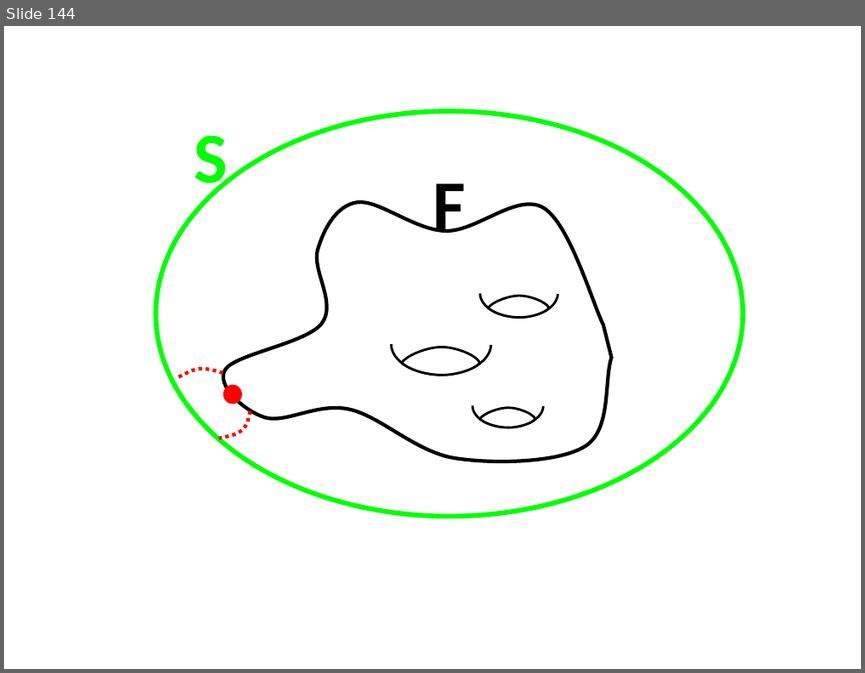
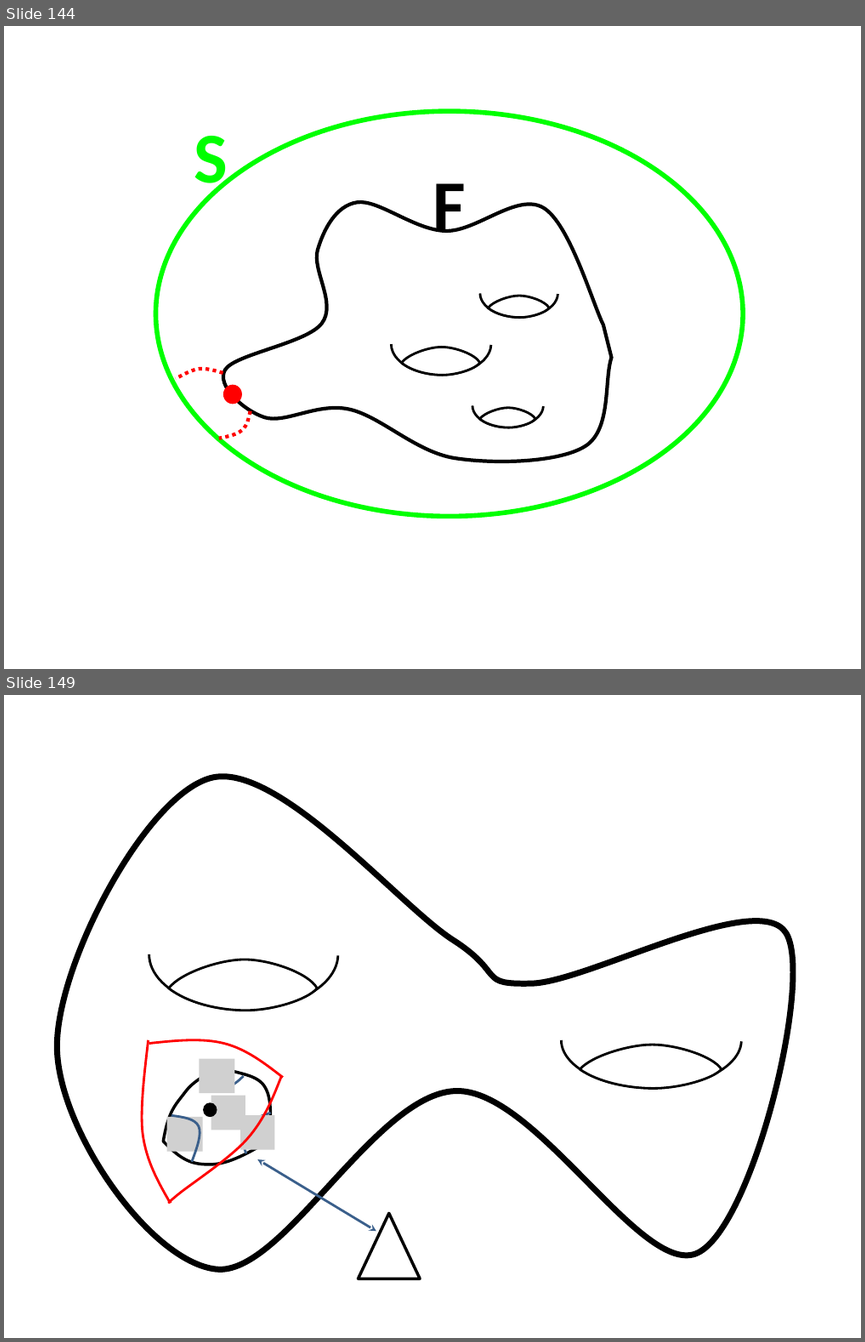
Before and after one commit to lutteropp/GeoTopo, a slide deck: images/Bilder.pptx. Shown one above the other, each under a label of ours: slide 144 before the commit, slides 144 and 149 after it; the slides between them are not shown. The pictures are 865x673 and 865x1342 pixels, drawn with LibreOffice and Linux fonts; fonts in the diff are those of the drawing; grey boxes stand for pictures. Boxes give left, top, right and bottom in pixels: in the first picture for what was removed or moved away, otherwise in the second. Text is boxed around its words. In the diff, an @@ line names an element or a change of style, - is before the commit and + after.

```diff
--- a/images/Bilder.pptx
+++ b/images/Bilder.pptx
@@ slide 149 added at (4,695,861,1338), background #FFFFFF @@
@@ freeform shape added at (57,777,793,1269), outline #000000 5 pt @@
@@ arc (boxed as its full ellipse) added at (148,899,337,1009), outline #000000 2 pt @@
@@ freeform shape added at (169,959,317,1010), fill #FFFFFF, outline #000000 2 pt @@
@@ arc (boxed as its full ellipse) added at (561,993,741,1088), outline #000000 2 pt @@
@@ freeform shape added at (142,1040,171,1203), outline #FF0000 2 pt @@
@@ freeform shape added at (148,1040,283,1077), outline #FF0000 2 pt @@
@@ freeform shape added at (579,1044,721,1089), fill #FFFFFF, outline #000000 2 pt @@
@@ freeform shape added at (163,1066,270,1163), outline #000000 2.5 pt @@
@@ freeform shape added at (169,1076,282,1202), outline #FF0000 2 pt @@
@@ picture added at (200,1058,235,1093) @@
@@ freeform shape added at (200,1076,244,1087), outline #3A5F8C 2 pt @@
@@ ellipse added at (203,1102,216,1117), fill #000000 @@
@@ picture added at (211,1095,245,1129) @@
@@ picture added at (167,1117,203,1151) @@
@@ freeform shape added at (171,1115,200,1161), outline #3A5F8C 2 pt @@
@@ picture added at (240,1115,275,1149) @@
@@ freeform shape added at (241,1112,270,1153), outline #3A5F8C 2 pt @@
@@ freeform shape added at (257,1154,376,1237), outline #3A5F8C 2 pt @@
@@ triangle added at (358,1213,420,1277), outline #000000 2.5 pt @@
```
Also in this commit, not shown: 10 other slides added, 7 other files.
